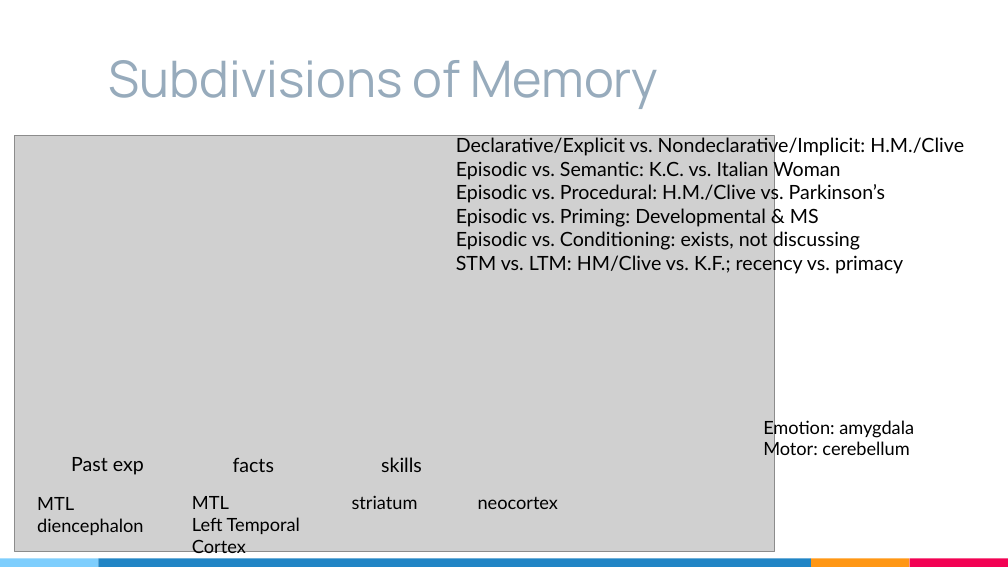
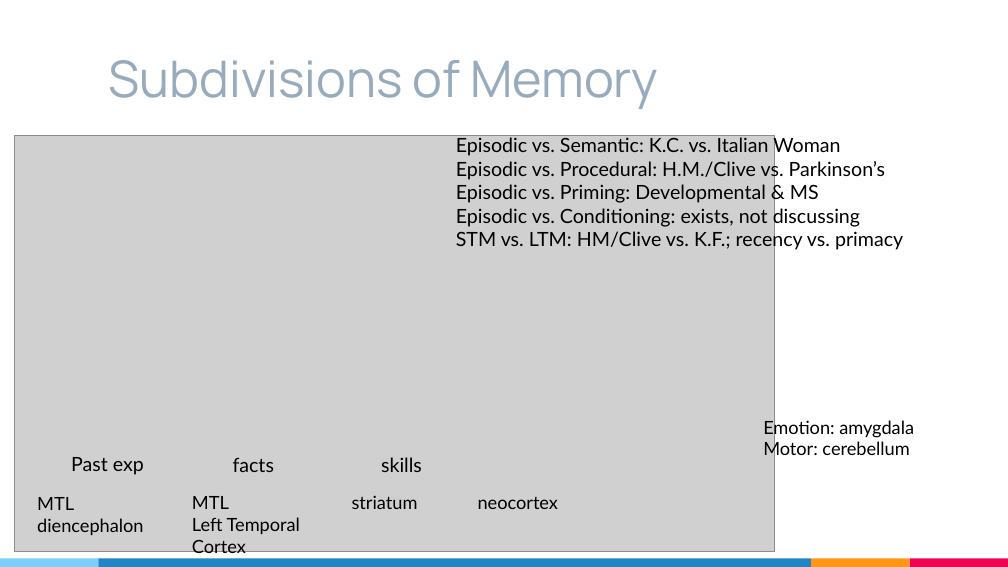
Before and after one commit to cogpsychduke2019/cogpsychduke2019.github.io, a slide deck: slide 17 of files/CogPsychDay12.pptx. Drawn at 1008x567 pixels with LibreOffice and Linux fonts; fonts in the diff are those of the drawing; grey boxes stand for pictures. Boxes give left, top, right and bottom in pixels: in the first picture for what was removed or moved away, otherwise in the second. Text is boxed around its words. In the diff, an @@ line names an element or a change of style, - is before the commit and + after.

```diff
--- a/files/CogPsychDay12.pptx
+++ b/files/CogPsychDay12.pptx
@@ text at [456,135,964,157]: paragraph removed @@
-Declarative/Explicit vs. Nondeclarative/Implicit: H.M./Clive
```
